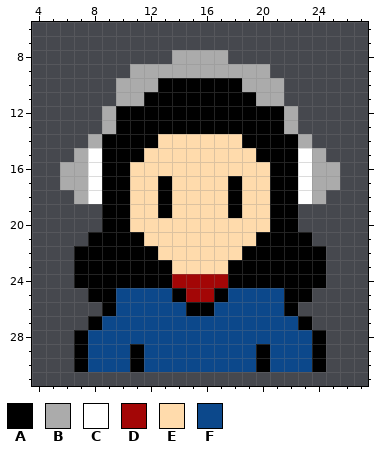
File history of a pixel-art sprite, src/resources/img/avatar/WhiteFemale.png. That is the earlier state.
The file is 128x128 pixels, drawn in blocks of 4x4; one block is one cell here. Shown: x 4..27, y 6..31.
Palette (. is transparent): A #000000  B #ababab  C #ffffff  D #a30606  E #ffdbac  F #0c488b
Pixels before, first column x 6:
 8 ........BBBB........
 9 .....BBBBBBBBBB.....
10 ....BBBAAAAAABBB....
11 ....BBAAAAAAAABB....
12 ...BAAAAAAAAAAAAB...
13 ...BAAAAAAAAAAAAB...
14 ..BAAAAEEEEEEAAAAB..
15 .BCAAAEEEEEEEEAAACB.
16 BBCAAEEEEEEEEEEAACBB
17 BBCAAEEAEEEEAEEAACBB
18 .BCAAEEAEEEEAEEAACB.
19 ...AAEEAEEEEAEEAA...
20 ...AAEEEEEEEEEEAA...
21 ..AAAAEEEEEEEEAAAA..
22 .AAAAAAEEEEEEAAAAAA.
23 .AAAAAAAEEEEAAAAAAA.
24 .AAAAAAADDDDAAAAAAA.
25 ..AAFFFFADDAFFFFAA..
26 ...AFFFFFAAFFFFFA...
27 ..AFFFFFFFFFFFFFFA..
28 .AFFFFFFFFFFFFFFFFA.
29 .AFFFAFFFFFFFFAFFFA.
30 .AFFFAFFFFFFFFAFFFA.
The result:
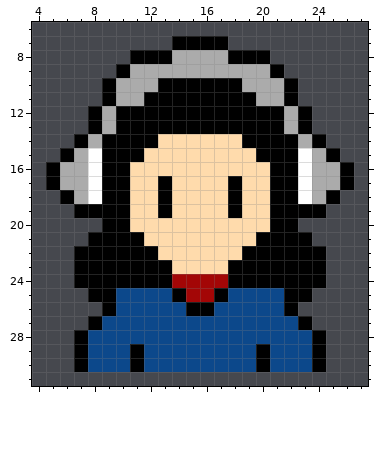
Change:
Changed rows in their new state; - is an unchanged pixel.
first column x 5:
 7 ---------AAAA---------
 8 ------AAA----AAA------
 9 -----A----------A-----
10 ----A------------A----
11 ----A------------A----
12 ---A--------------A---
13 ---A--------------A---
14 --A----------------A--
15 -A------------------A-
16 A--------------------A
17 A--------------------A
18 -A------------------A-
19 --AA--------------AA--
